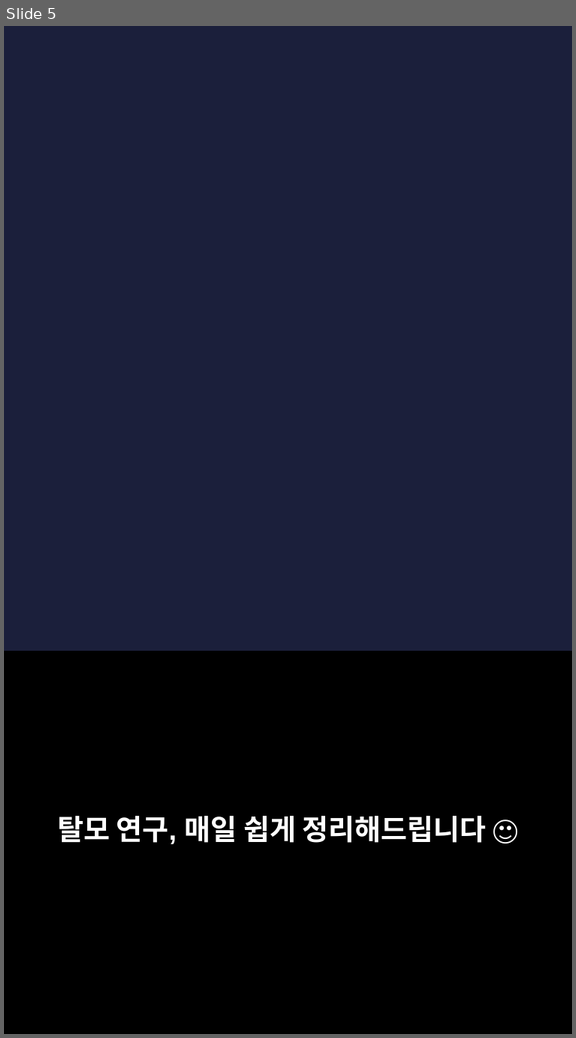
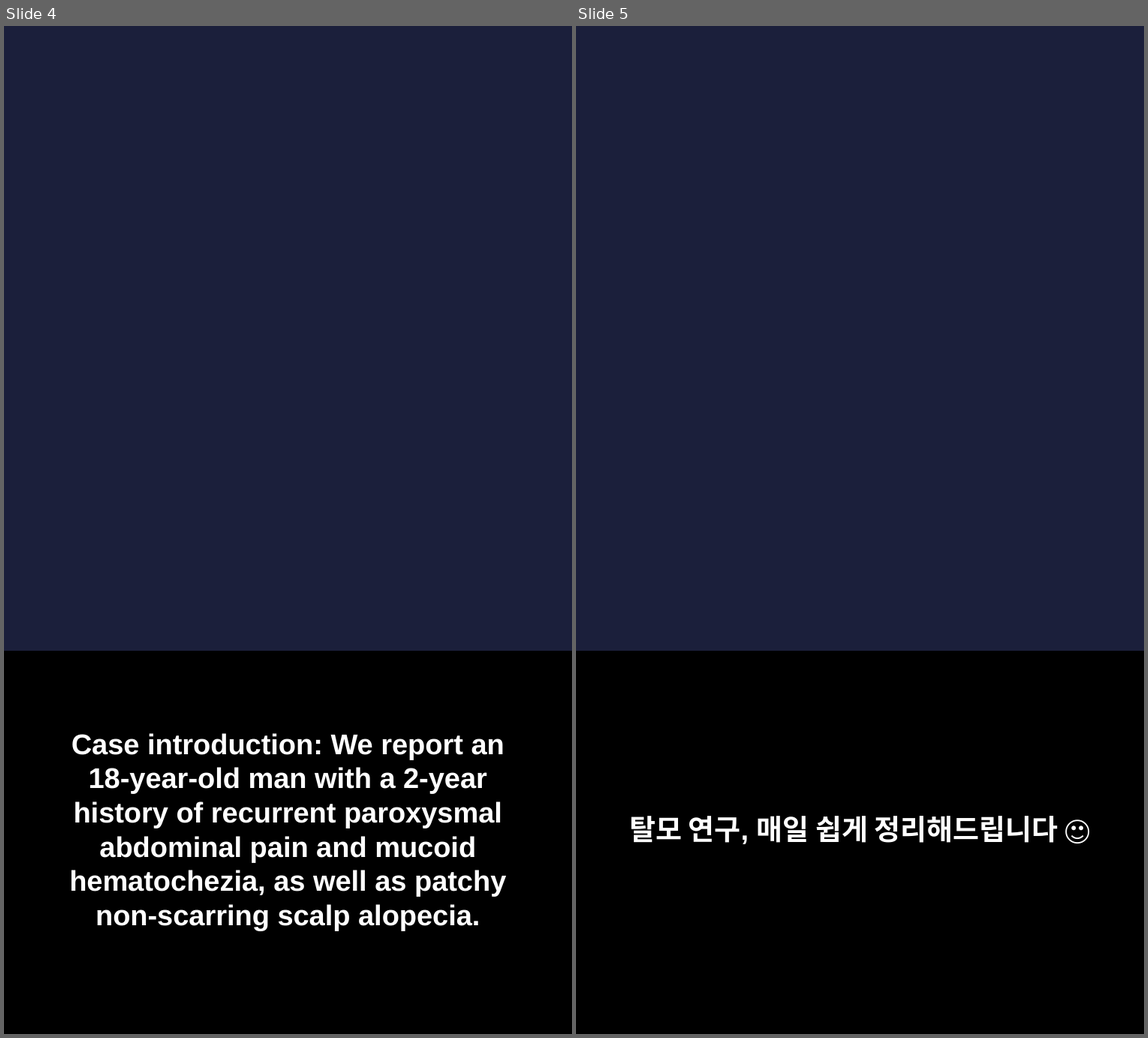
Before and after one commit to hyokang2010-BJ-ANTH/product-builder-test, a slide deck: pwa/data/latest/slides.pptx. Shown side by side, each under a label of ours: slide 5 before the commit, slides 4 and 5 after it. The pictures are 576x1038 and 1148x1038 pixels, drawn with LibreOffice and Linux fonts; fonts in the diff are those of the drawing; background and template pictures are left out. Boxes give left, top, right and bottom in pixels: in the first picture for what was removed or moved away, otherwise in the second. Text is boxed around its words. In the diff, an @@ line names an element or a change of style, - is before the commit and + after.

```diff
--- a/pwa/data/latest/slides.pptx
+++ b/pwa/data/latest/slides.pptx
@@ slide 4 added at (4,26,572,1034), background picture (left out) @@
@@ rectangle added at (4,652,572,1034), fill #000000 @@
@@ text added at (69,733,506,930), 22 pt, text #FFFFFF, bold @@
+Case introduction: We report an 18-year-old man with a 2-year history of recurrent paroxysmal abdominal pain and mucoid hematochezia, as well as patchy non-scarring scalp alopecia.
```
Also in this commit, not shown: 2 slides changed, 4 other slides added, 6 slides removed, 26 other files.
